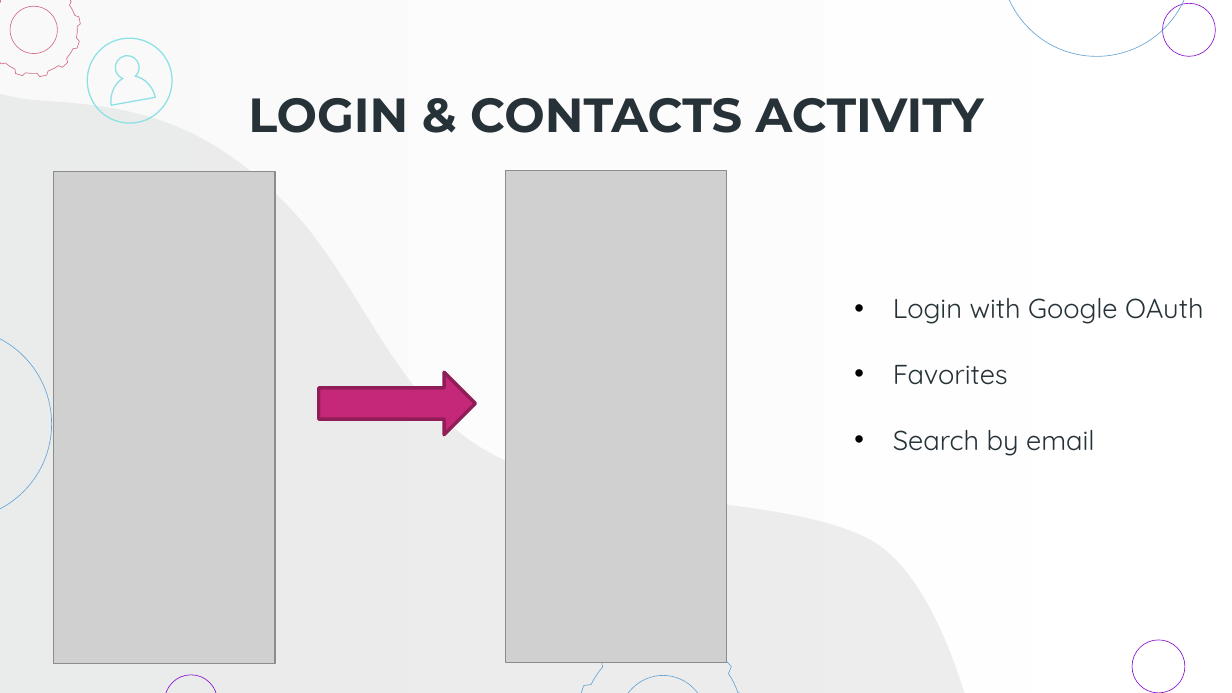
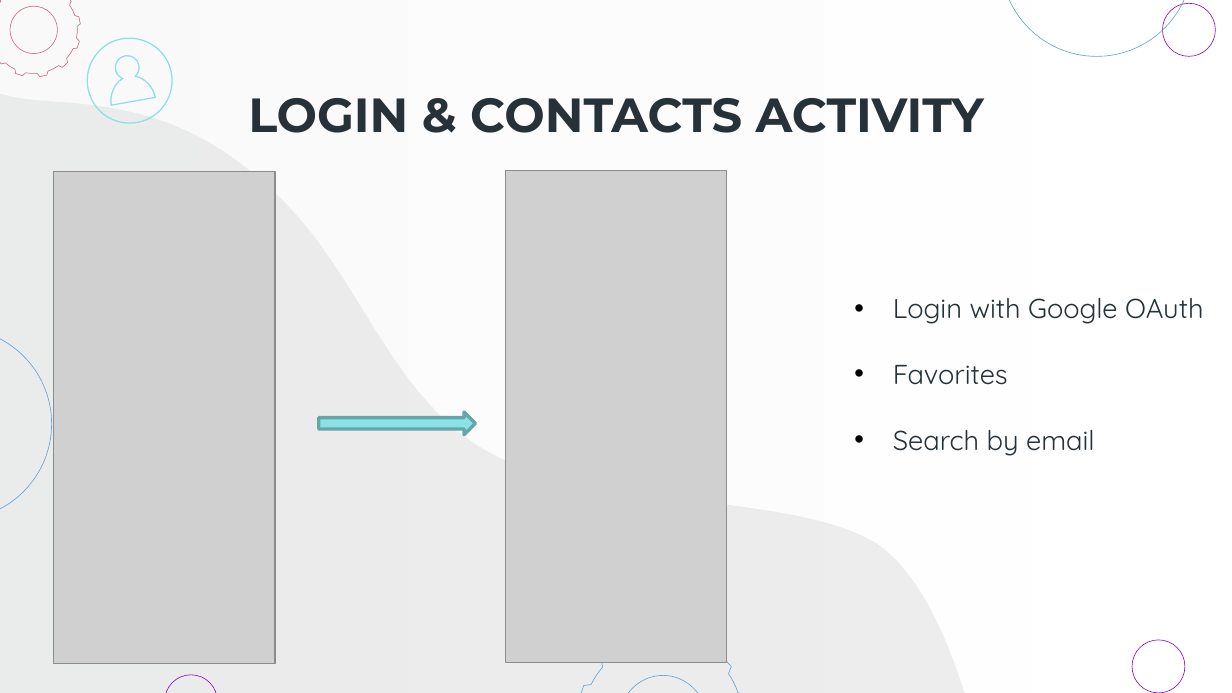
Before and after one commit to gerti98/MobileProject, a slide deck: slide 10 of Presentation/Presentazione Finale.pptx. Drawn at 1232x693 pixels with LibreOffice and Linux fonts; fonts in the diff are those of the drawing; grey boxes stand for pictures. Boxes give left, top, right and bottom in pixels: in the first picture for what was removed or moved away, otherwise in the second. Text is boxed around its words. In the diff, an @@ line names an element or a change of style, - is before the commit and + after.

```diff
--- a/Presentation/Presentazione Finale.pptx
+++ b/Presentation/Presentazione Finale.pptx
@@ right arrow: place and size @@
-right arrow at box(319, 372, 476, 435)
+right arrow at box(319, 413, 476, 435)
@@ right arrow at box(319, 413, 476, 435): fill #C52878 to #8BE1E5; outline #921E59 2 pt to #67A6A9 2 pt @@
```
Also in this commit, not shown: 3 other slides changed.
